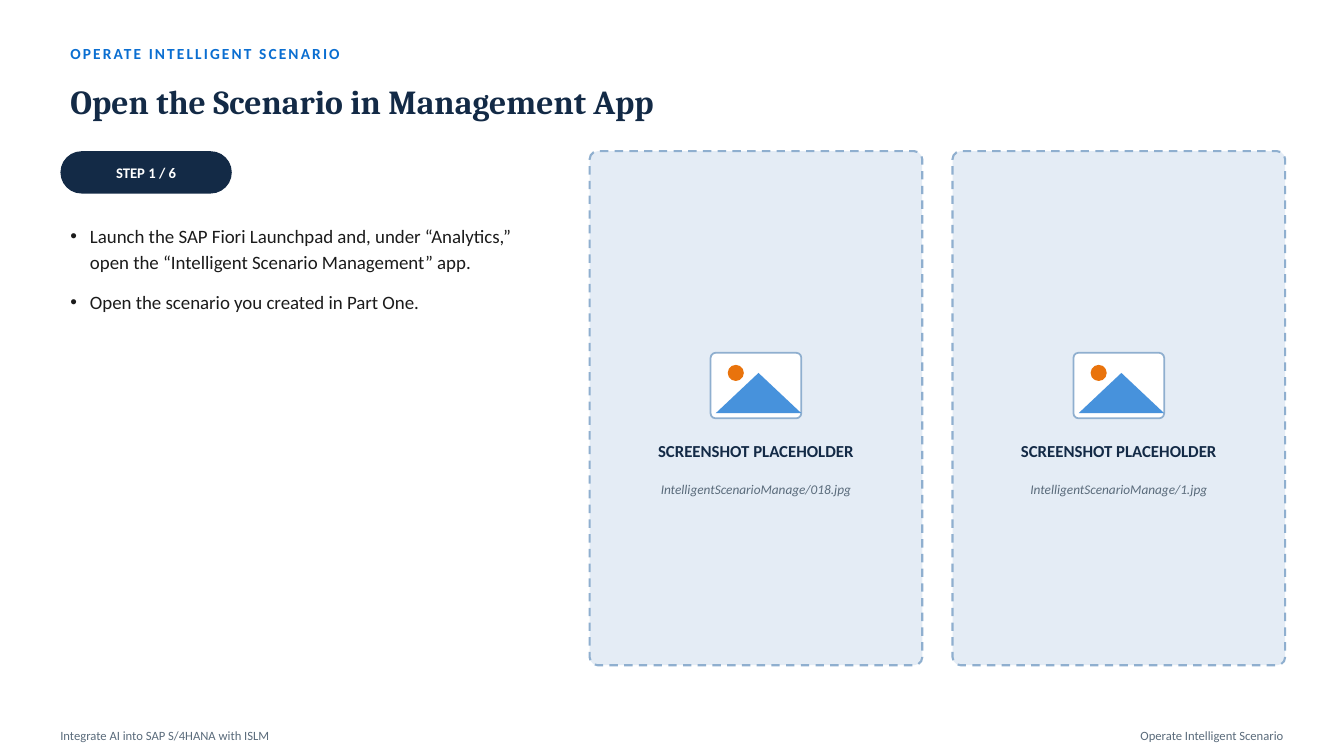
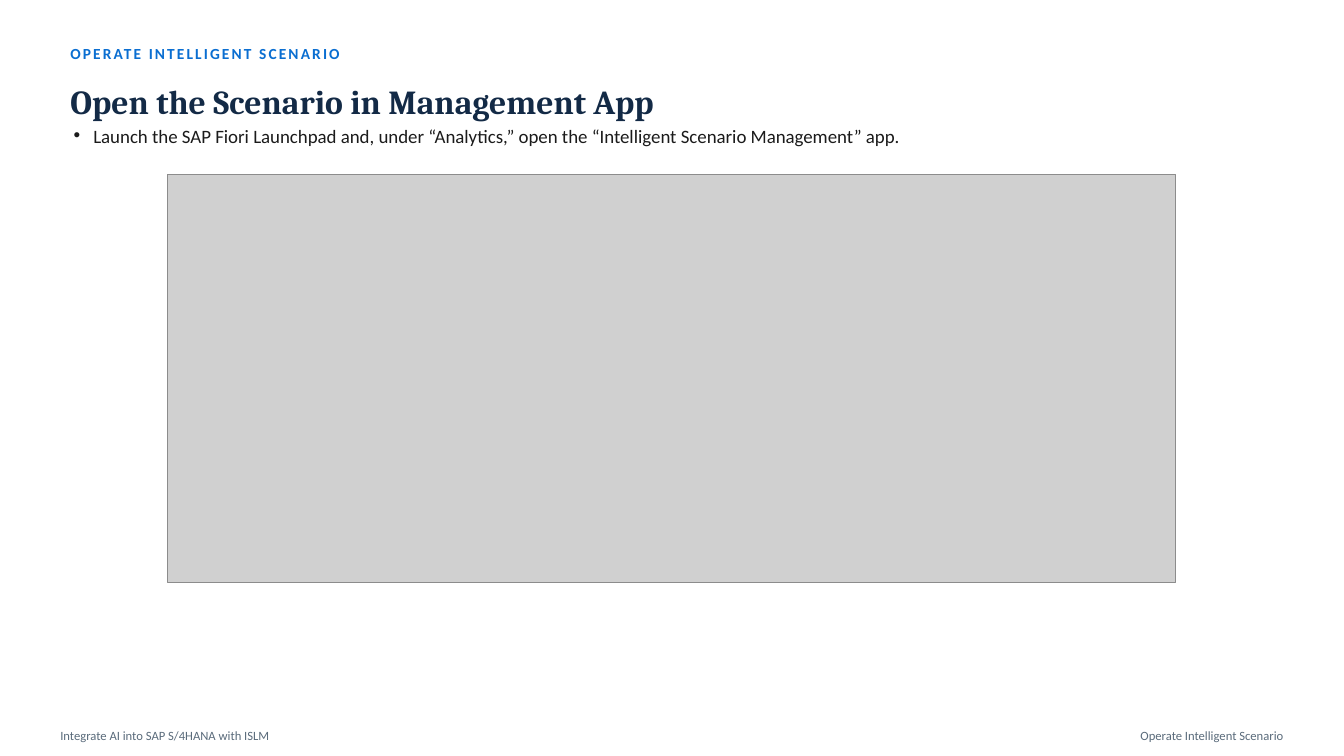
Before and after one commit to akhilgeo/akhilgeorge.com, a slide deck: slide 27 of assets/AI/ISLM.pptx (slide 40 before the commit). Drawn at 1344x756 pixels with LibreOffice and Linux fonts; fonts in the diff are those of the drawing; grey boxes stand for pictures. Boxes give left, top, right and bottom in pixels: in the first picture for what was removed or moved away, otherwise in the second. Text is boxed around its words. In the diff, an @@ line names an element or a change of style, - is before the commit and + after.

```diff
--- a/assets/AI/ISLM.pptx
+++ b/assets/AI/ISLM.pptx
@@ text "Launch the SAP Fiori Launchpad ...": place and size @@
-text "Launch the SAP Fiori Launchpad ..." at bbox=[90, 229, 511, 312]
+text "Launch the SAP Fiori Launchpad ..." at bbox=[93, 129, 900, 147]
@@ rounded rectangle removed at bbox=[60, 151, 232, 194] @@
@@ text removed at bbox=[116, 168, 176, 178] @@
-STEP 1 / 6
@@ picture added at bbox=[168, 174, 1177, 583] @@
@@ rounded rectangle removed at bbox=[590, 151, 923, 665] @@
@@ rounded rectangle removed at bbox=[953, 151, 1286, 665] @@
@@ text at bbox=[90, 296, 418, 312]: paragraph removed @@
-• Open the scenario you created in Part One.
@@ rounded rectangle removed at bbox=[711, 353, 802, 418] @@
@@ rounded rectangle removed at bbox=[1074, 353, 1165, 418] @@
@@ triangle removed at bbox=[716, 373, 802, 413] @@
@@ ellipse removed at bbox=[728, 365, 744, 381] @@
@@ triangle removed at bbox=[1079, 373, 1165, 413] @@
@@ ellipse removed at bbox=[1091, 365, 1107, 381] @@
@@ text removed at bbox=[658, 446, 853, 457] @@
-SCREENSHOT PLACEHOLDER
@@ text removed at bbox=[1021, 446, 1216, 457] @@
-SCREENSHOT PLACEHOLDER
@@ text removed at bbox=[661, 485, 851, 496] @@
-IntelligentScenarioManage/018.jpg
@@ text removed at bbox=[1030, 485, 1207, 496] @@
-IntelligentScenarioManage/1.jpg
```
Also in this commit, not shown: 26 other slides changed, 3 slides added, 32 slides removed.
